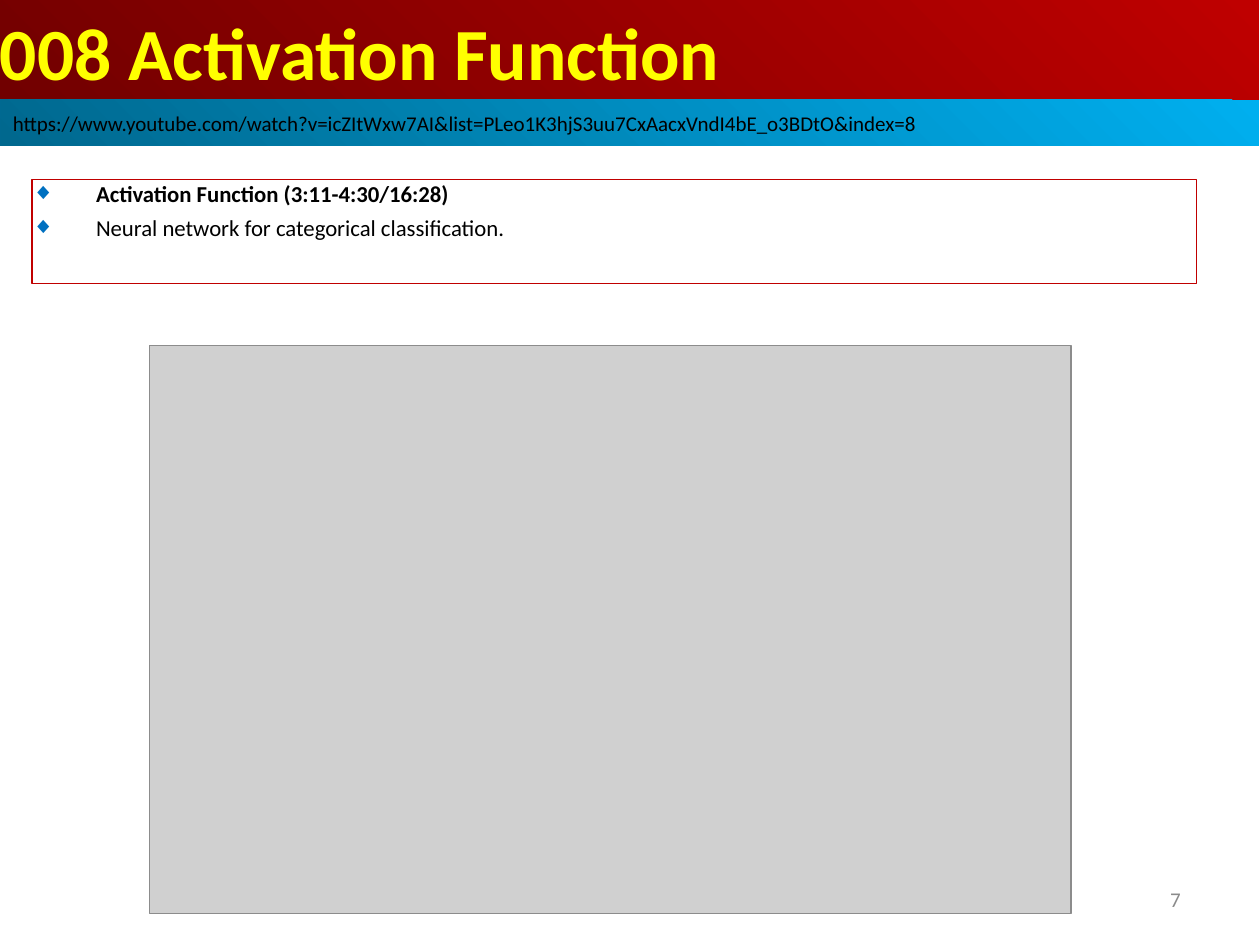
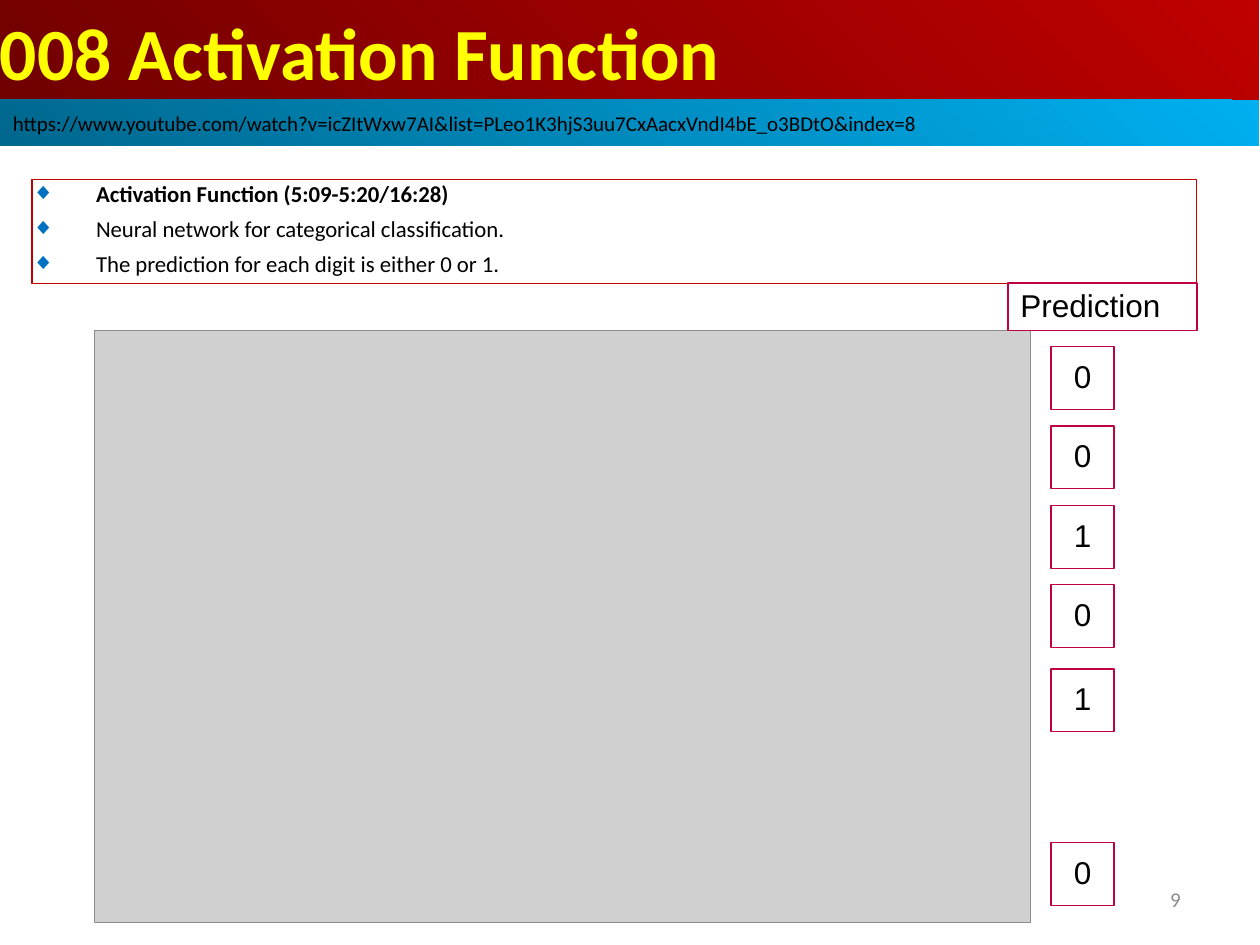
Before and after one commit to peterhchen/AIU_CS512_DL, a slide deck: slide 9 of 000_Lecture_Project/week02/01_Lecture/08_Act_Func.ppt (slide 7 before the commit). Drawn at 1260x945 pixels with LibreOffice and Linux fonts; fonts in the diff are those of the drawing; grey boxes stand for pictures. Boxes give left, top, right and bottom in pixels: in the first picture for what was removed or moved away, otherwise in the second. Text is boxed around its words. In the diff, an @@ line names an element or a change of style, - is before the commit and + after.

```diff
--- a/000_Lecture_Project/week02/01_Lecture/08_Act_Func.ppt
+++ b/000_Lecture_Project/week02/01_Lecture/08_Act_Func.ppt
@@ text in rectangle at (96, 185, 449, 206): text changed @@
-◆ Activation Function (3:11-4:30/16:28)
+◆ Activation Function (5:09-5:20/16:28)
@@ text in rectangle at (96, 256, 499, 276): paragraph added @@
+◆ The prediction for each digit is either 0 or 1.
@@ rectangle added at (1008, 284, 1197, 331), outline #BF0041 0.74 pt, 18 pt, text #000000 @@
+Prediction
@@ picture: place and size @@
-picture at (150, 345, 1071, 914)
+picture at (94, 330, 1031, 922)
@@ rectangle added at (1051, 346, 1114, 410), fill #FFFFFF, outline #BF0041 0.74 pt, 18 pt, text #000000 @@
+0
@@ rectangle added at (1051, 426, 1114, 489), fill #FFFFFF, outline #BF0041 0.74 pt, 18 pt, text #000000 @@
+0
@@ rectangle added at (1051, 505, 1114, 568), fill #FFFFFF, outline #BF0041 0.74 pt, 18 pt, text #000000 @@
+1
@@ rectangle added at (1051, 585, 1114, 648), fill #FFFFFF, outline #BF0041 0.74 pt, 18 pt, text #000000 @@
+0
@@ rectangle added at (1051, 669, 1114, 732), fill #FFFFFF, outline #BF0041 0.74 pt, 18 pt, text #000000 @@
+1
@@ rectangle added at (1051, 843, 1114, 906), fill #FFFFFF, outline #BF0041 0.74 pt, 18 pt, text #000000 @@
+0
@@ page number at (1170, 893, 1181, 907): text changed @@
-7
+9
```
Also in this commit, not shown: 15 other slides changed, 2 slides added, 1 other file.
